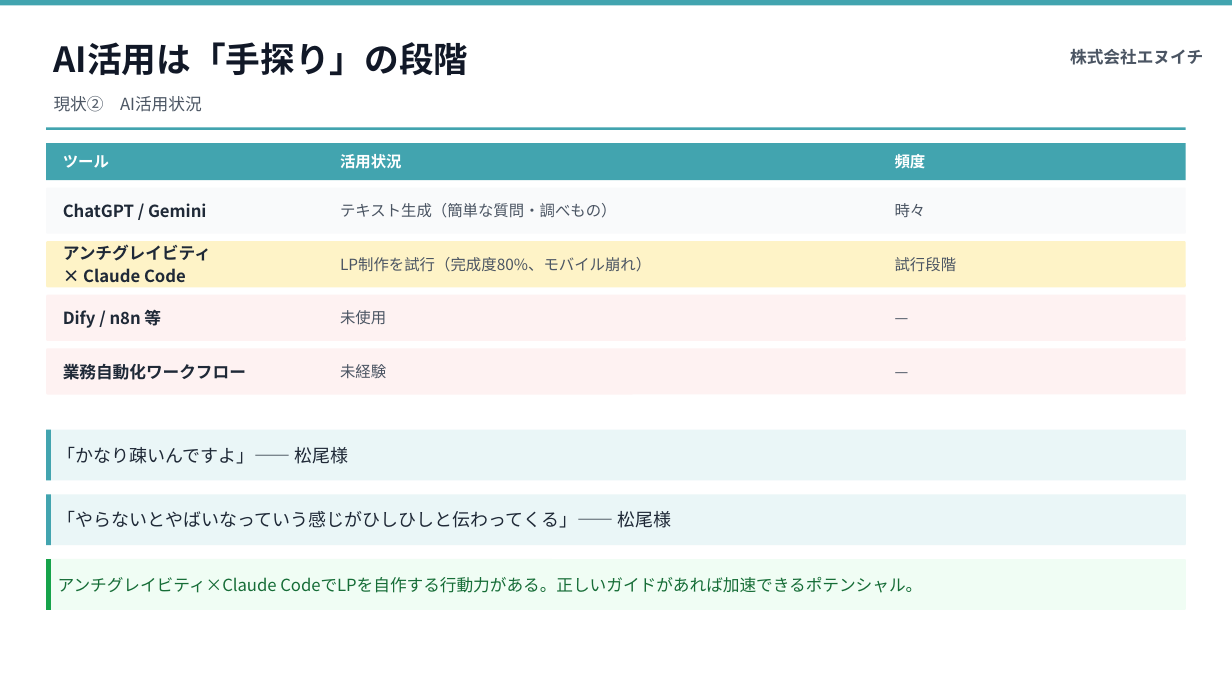
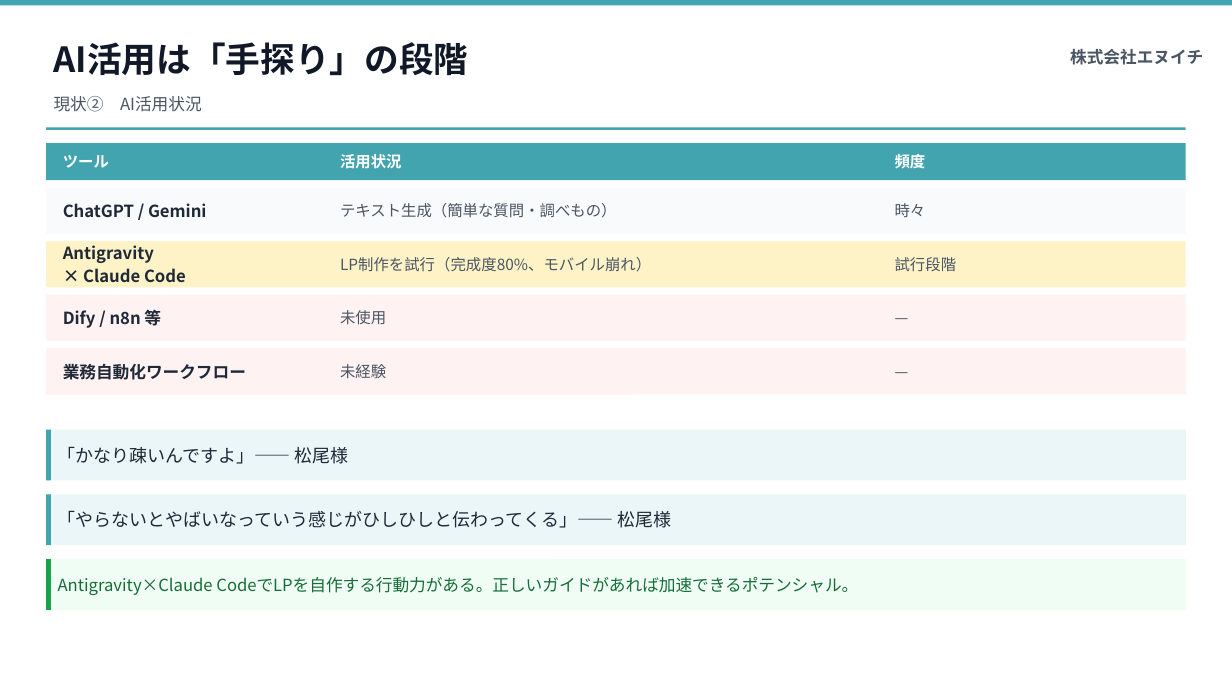
Before and after one commit to Ryunosuke-Okawa/Ryunosuke-n1, a slide deck: slide 7 of output/proposal_TSUBOMIYA_20260415.pptx. Drawn at 1232x693 pixels with LibreOffice and Linux fonts; fonts in the diff are those of the drawing. Boxes give left, top, right and bottom in pixels: in the first picture for what was removed or moved away, otherwise in the second. Text is boxed around its words. In the diff, an @@ line names an element or a change of style, - is before the commit and + after.

```diff
--- a/output/proposal_TSUBOMIYA_20260415.pptx
+++ b/output/proposal_TSUBOMIYA_20260415.pptx
@@ text at <box>63,245,154,263</box>: text changed @@
-アンチグレイビティ
+Antigravity
@@ text in rounded rectangle at <box>58,577,858,595</box>: text changed @@
-アンチグレイビティ×Claude CodeでLPを自作する行動力がある。正しいガイドがあれば加速できるポテンシャル。
+Antigravity×Claude CodeでLPを自作する行動力がある。正しいガイドがあれば加速できるポテンシャル。
```
Also in this commit, not shown: 4 other slides changed, 1 other file.
